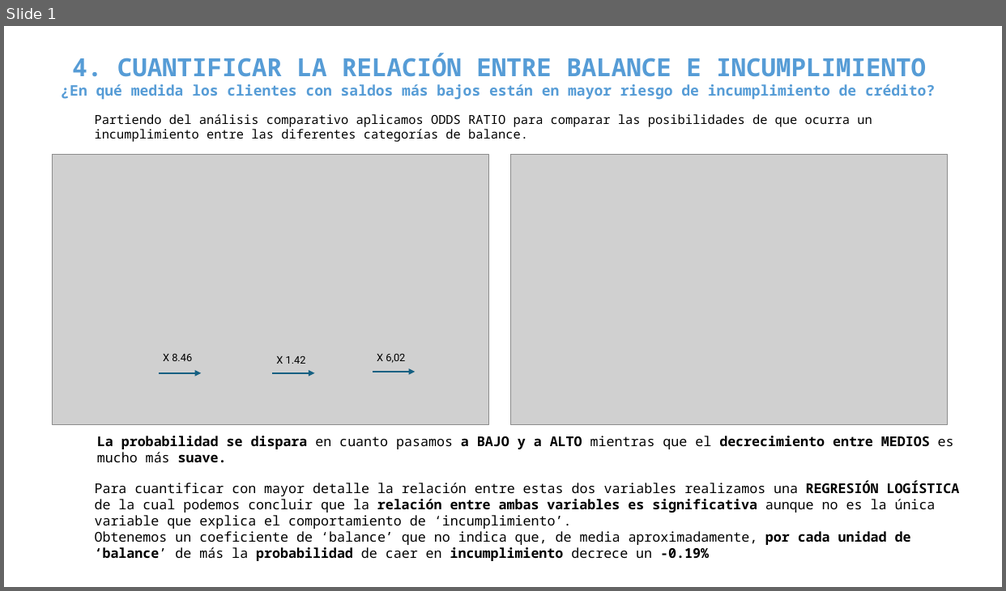
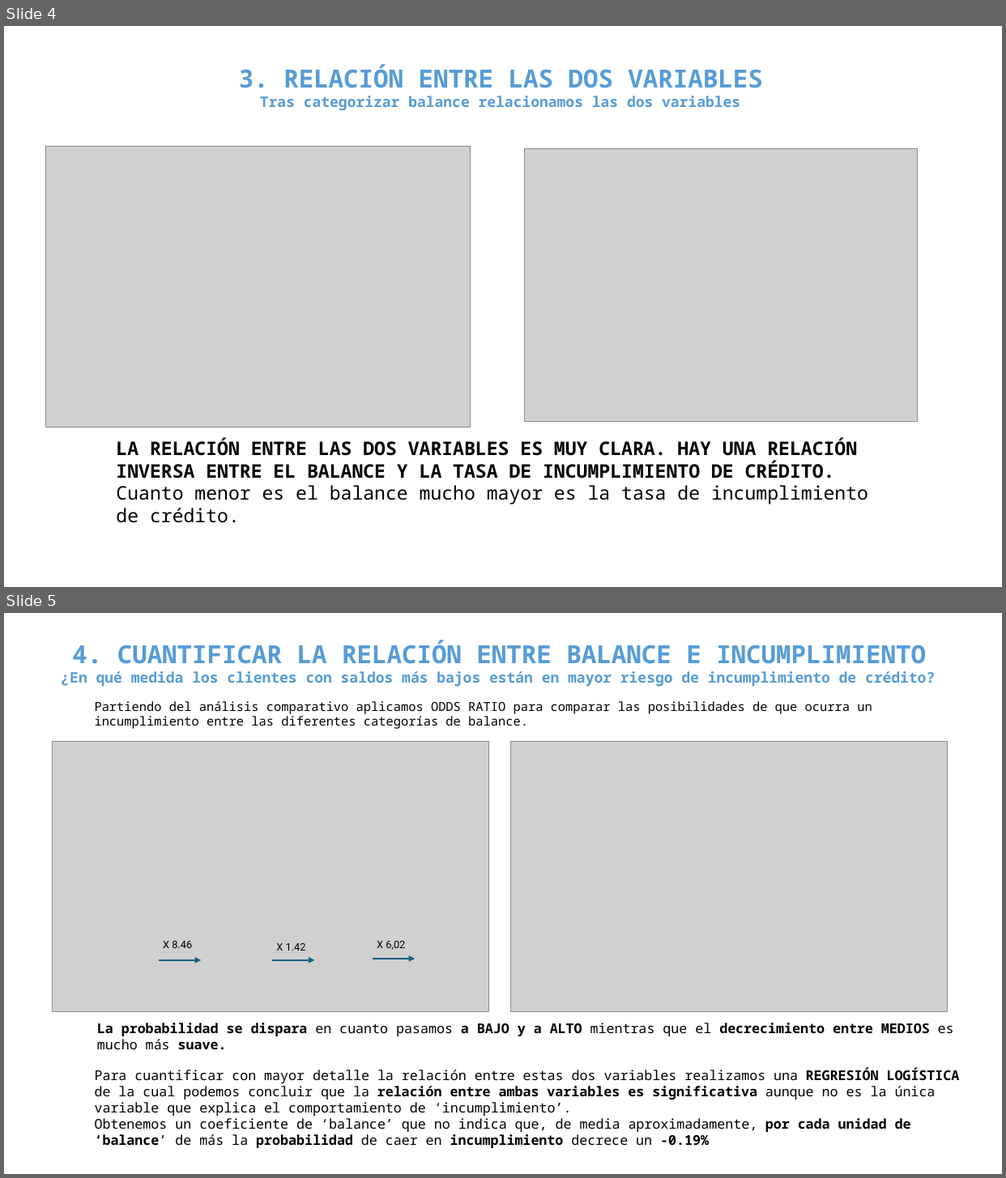
Before and after one commit to MarinaTorba/PersonalDataProrjects, a slide deck: Equip_B/results/ppt sprint1 FINANCES.pptx. Shown one above the other, each under a label of ours: slide 1 before the commit, slides 4 and 5 after it. The pictures are 1006x591 and 1006x1178 pixels, drawn with LibreOffice and Linux fonts; fonts in the diff are those of the drawing; grey boxes stand for pictures. Boxes give left, top, right and bottom in pixels: in the first picture for what was removed or moved away, otherwise in the second. Text is boxed around its words. In the diff, an @@ line names an element or a change of style, - is before the commit and + after.

```diff
--- a/Equip_B/results/ppt sprint1 FINANCES.pptx
+++ b/Equip_B/results/ppt sprint1 FINANCES.pptx
@@ slide 4 added at box(4, 26, 1002, 587), background #FFFFFF @@
@@ text added at box(239, 64, 762, 111), 14 pt, text #569CD6, bold @@
+3. RELACIÓN ENTRE LAS DOS VARIABLES
+Tras categorizar balance relacionamos las dos variables
@@ picture added at box(46, 147, 471, 427) @@
@@ picture added at box(524, 149, 918, 422) @@
@@ text added at box(116, 438, 868, 523), 18 pt, text #000000, bold @@
+LA RELACIÓN ENTRE LAS DOS VARIABLES ES MUY CLARA. HAY UNA RELACIÓN INVERSA ENTRE EL BALANCE Y LA TASA DE INCUMPLIMIENTO DE CRÉDITO.
+Cuanto menor es el balance mucho mayor es la tasa de incumplimiento de crédito.
@@ what was slide 1 is now slide 5 @@
```
Also in this commit, not shown: 4 other slides added.
